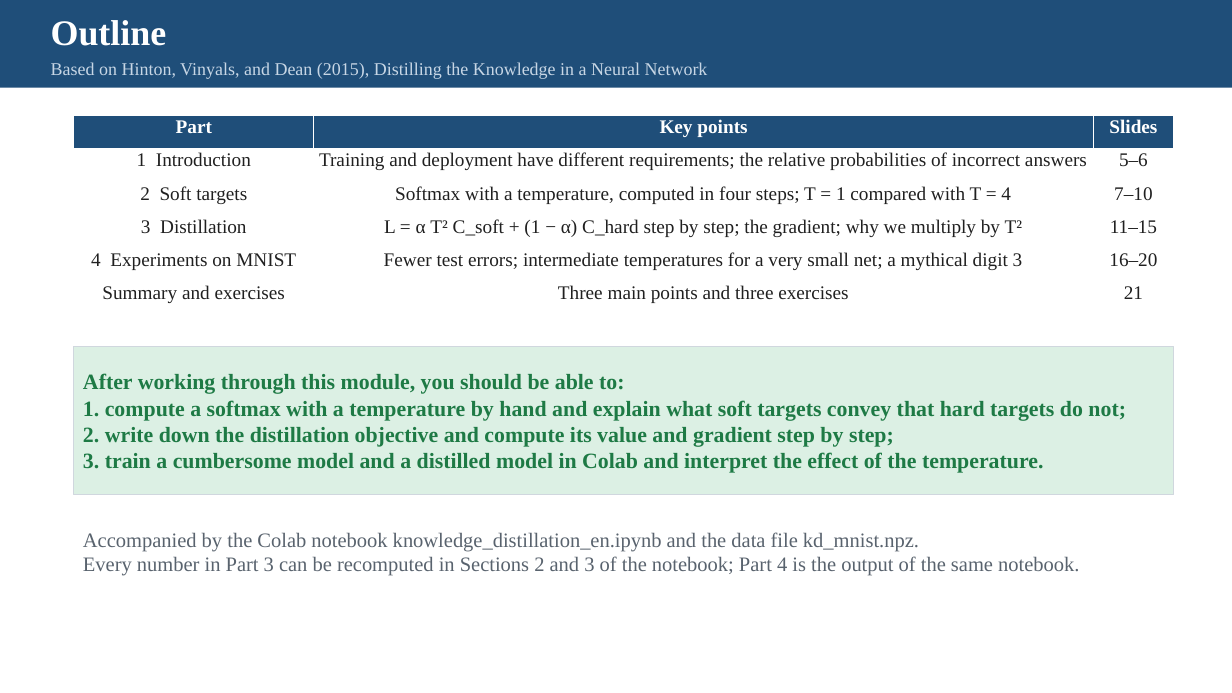
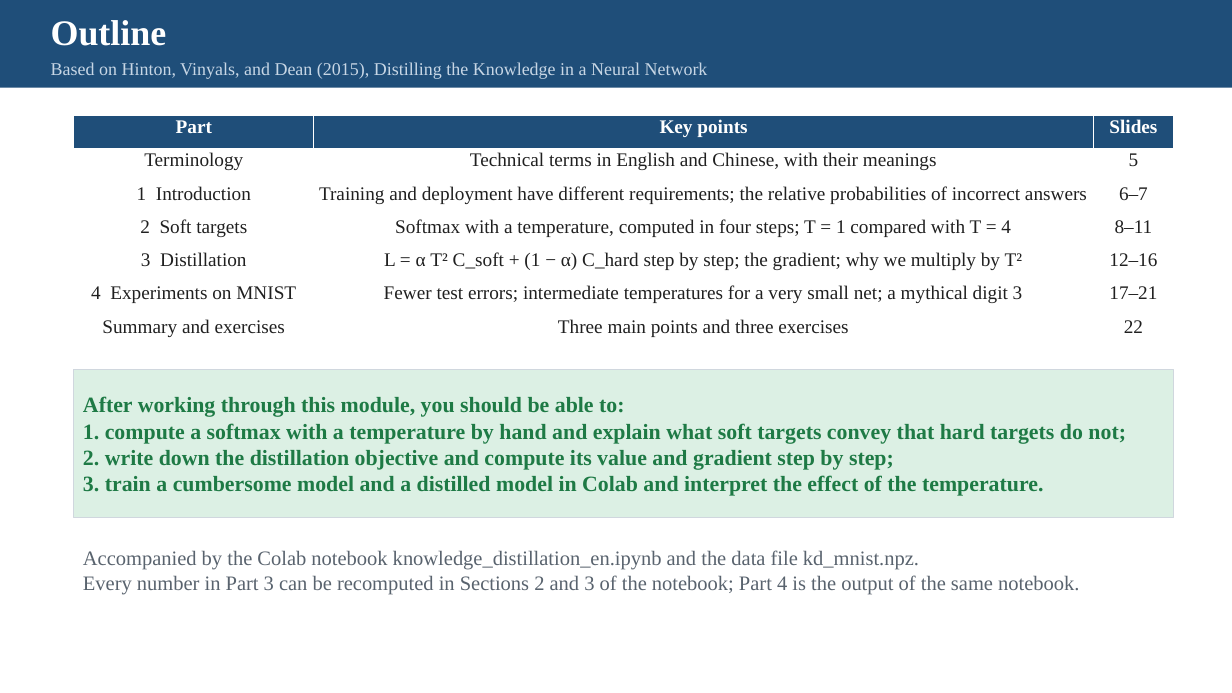
Before and after one commit to pychang-ai/115-1_DLMA, a slide deck: slide 4 of topics/knowledge-distillation/Knowledge_Distillation_slides_EN.pptx. Drawn at 1232x693 pixels with LibreOffice and Linux fonts; fonts in the diff are those of the drawing. Boxes give left, top, right and bottom in pixels: in the first picture for what was removed or moved away, otherwise in the second. Text is boxed around its words. In the diff, an @@ line names an element or a change of style, - is before the commit and + after.

```diff
--- a/topics/knowledge-distillation/Knowledge_Distillation_slides_EN.pptx
+++ b/topics/knowledge-distillation/Knowledge_Distillation_slides_EN.pptx
@@ table at (74, 116, 1175, 348) @@
-row 2: 1 Introduction | Training and deployment have different requirements; the relative probabilities of incorrect answers | 5–6
-row 3: 2 Soft targets | Softmax with a temperature, computed in four steps; T = 1 compared with T = 4 | 7–10
-row 4: 3 Distillation | L = α T² C_soft + (1 − α) C_hard step by step; the gradient; why we multiply by T² | 11–15
-row 5: 4 Experiments on MNIST | Fewer test errors; intermediate temperatures for a very small net; a mythical digit 3 | 16–20
-row 6: Summary and exercises | Three main points and three exercises | 21
+row 2: Terminology | Technical terms in English and Chinese, with their meanings | 5
+row 3: 1 Introduction | Training and deployment have different requirements; the relative probabilities of incorrect answers | 6–7
+row 4: 2 Soft targets | Softmax with a temperature, computed in four steps; T = 1 compared with T = 4 | 8–11
+row 5: 3 Distillation | L = α T² C_soft + (1 − α) C_hard step by step; the gradient; why we multiply by T² | 12–16
+row 6: 4 Experiments on MNIST | Fewer test errors; intermediate temperatures for a very small net; a mythical digit 3 | 17–21
+row 7: Summary and exercises | Three main points and three exercises | 22
@@ rectangle "After working through this module, ...": place and size @@
-rectangle "After working through this module, ..." at (74, 347, 1174, 494)
+rectangle "After working through this module, ..." at (74, 370, 1174, 518)
@@ text "Accompanied by the Colab notebook ...": place and size @@
-text "Accompanied by the Colab notebook ..." at (83, 532, 1079, 576)
+text "Accompanied by the Colab notebook ..." at (83, 550, 1079, 595)
```
Also in this commit, not shown: 3 other slides changed, 1 slide added, 1 other file.
